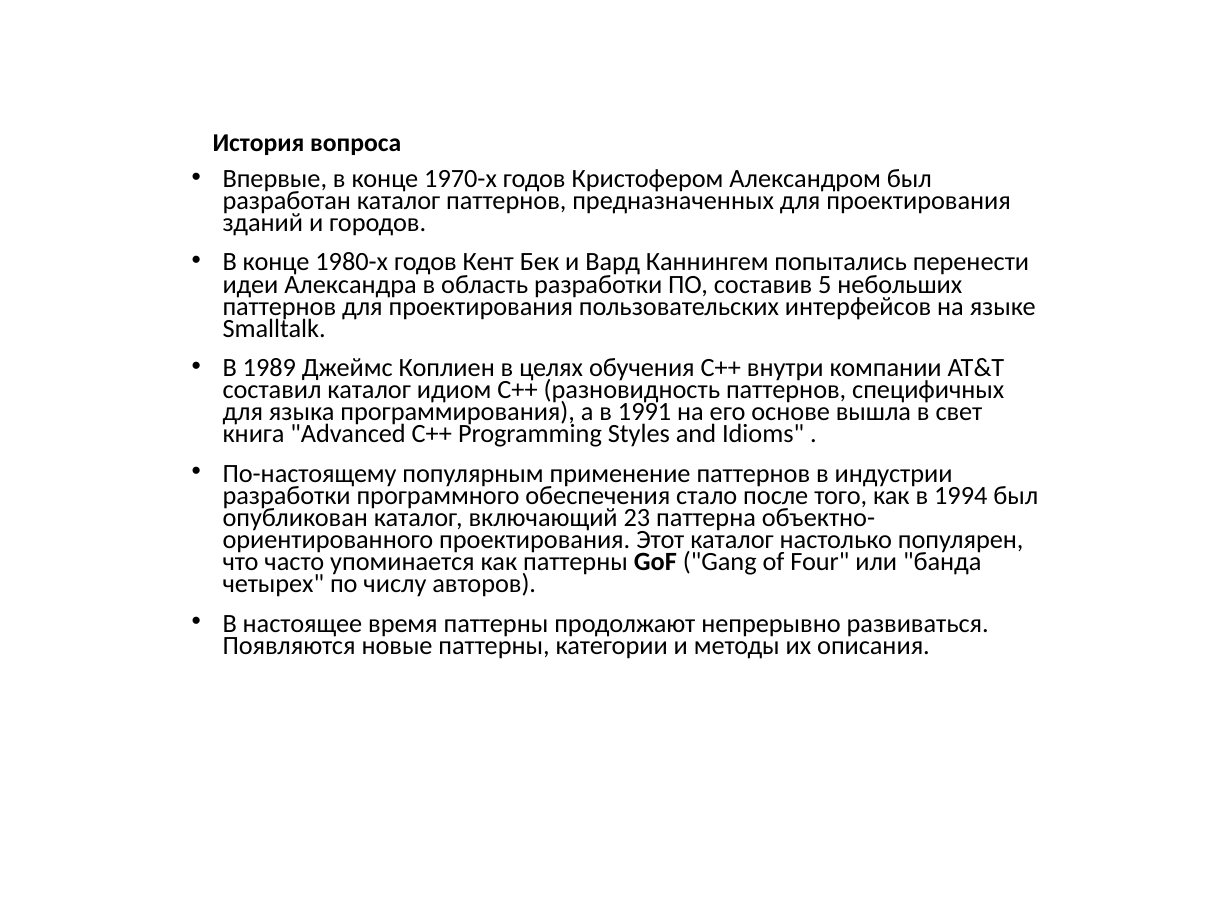
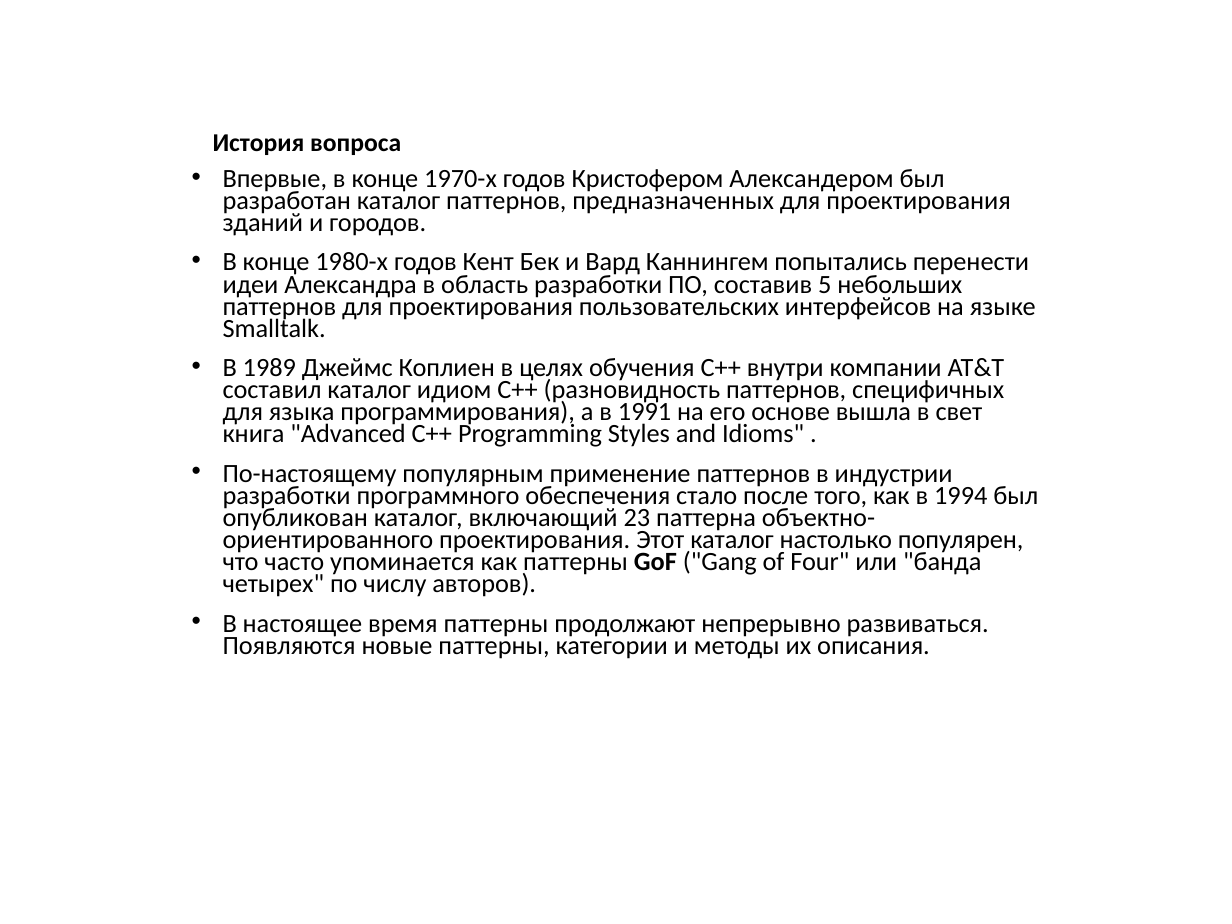
Before and after one commit to pelipas/OOP, a slide deck: slide 5 of Lecture_13_OOP_new.pptx. Drawn at 1232x924 pixels with LibreOffice and Linux fonts; fonts in the diff are those of the drawing. Boxes give left, top, right and bottom in pixels: in the first picture for what was removed or moved away, otherwise in the second. Text is boxed around its words. In the diff, an @@ line names an element or a change of style, - is before the commit and + after.

```diff
--- a/Lecture_13_OOP_new.pptx
+++ b/Lecture_13_OOP_new.pptx
@@ text at [223,169,1011,236]: text changed @@
-• Впервые, в конце 1970-х годов Кристофером Александром был разработан каталог паттернов, предназначенных для проектирования зданий и городов.
+• Впервые, в конце 1970-х годов Кристофером Александером был разработан каталог паттернов, предназначенных для проектирования зданий и городов.
```
Also in this commit, not shown: 3 other slides changed, 13 slides added, 4 other files.
